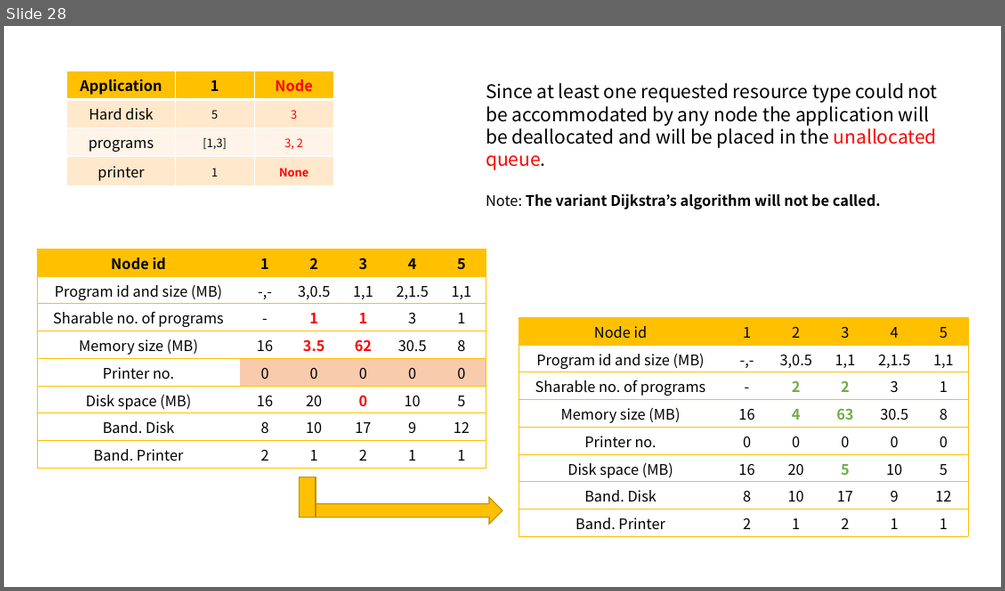
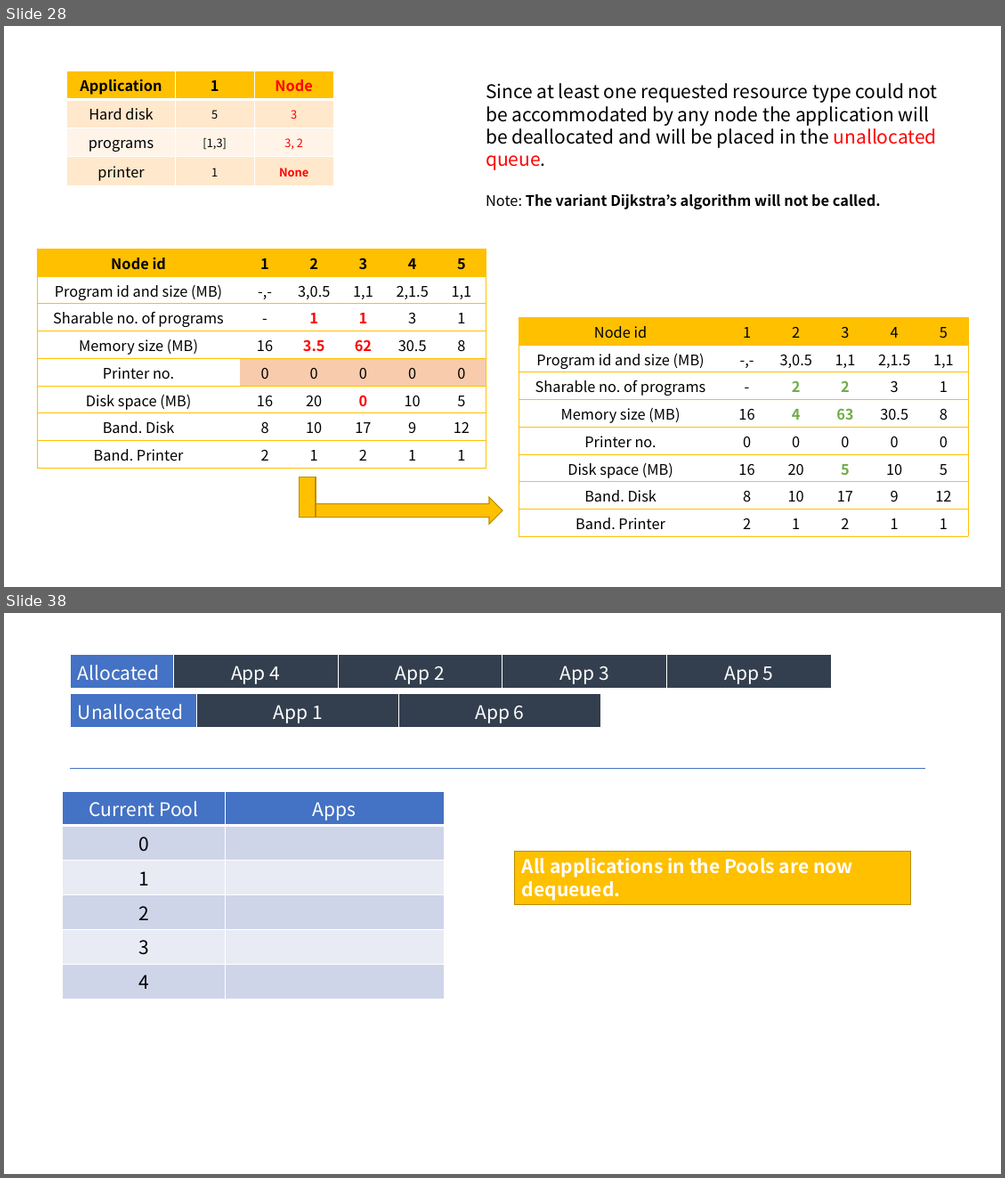
Before and after one commit to revhea2/priority-based-resource-allocation, a slide deck: final_presentation.pptx. Shown one above the other, each under a label of ours: slide 28 before the commit, slides 28 and 38 after it; the slides between them are not shown. The pictures are 1005x591 and 1005x1178 pixels, drawn with LibreOffice and Linux fonts; fonts in the diff are those of the drawing. Boxes give left, top, right and bottom in pixels: in the first picture for what was removed or moved away, otherwise in the second. Text is boxed around its words. In the diff, an @@ line names an element or a change of style, - is before the commit and + after.

```diff
--- a/final_presentation.pptx
+++ b/final_presentation.pptx
@@ slide 38 added at [4, 613, 1001, 1174], background #FFFFFF @@
@@ table added at [71, 655, 832, 992], 1 rows, 5 columns @@
+Allocated | App 4 | App 2 | App 3 | App 5
@@ table added at [71, 694, 600, 889], 1 rows, 3 columns @@
+Unallocated | App 1 | App 6
@@ line added from (70, 768) to (925, 768), #4472C4 0.5 pt @@
@@ table added at [63, 791, 445, 992], 6 rows, 2 columns @@
+Current Pool | Apps
+0 | 
+1 | 
+2 | 
+3 | 
+4 | 
@@ rectangle added at [515, 852, 911, 905], fill #FFC000, outline #BD8E00 1 pt, 18 pt, text #FFFFFF, bold @@
+All applications in the Pools are now dequeued.
```
Also in this commit, not shown: 5 slides changed, 38 other slides added, 1 slide removed, 5 other files.
